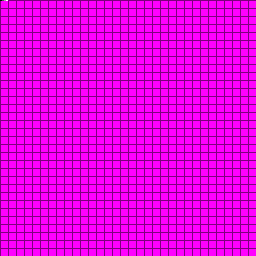
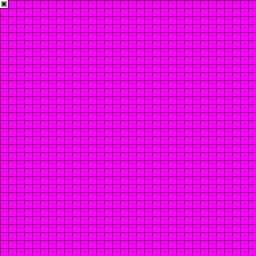
Two versions of the same layered image (256×256). Layer-by-layer changes:
painted on "Background" over [0, 0, 8, 8]
